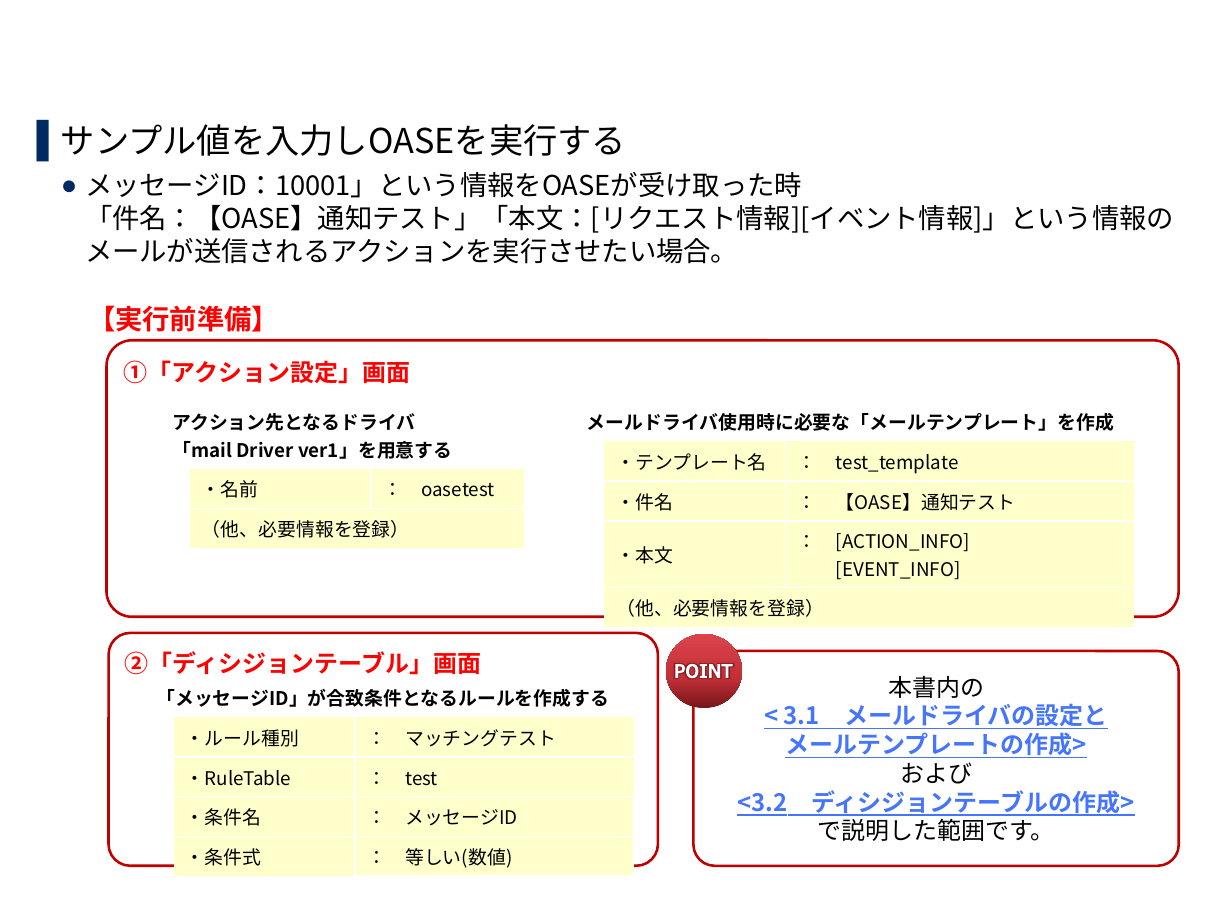
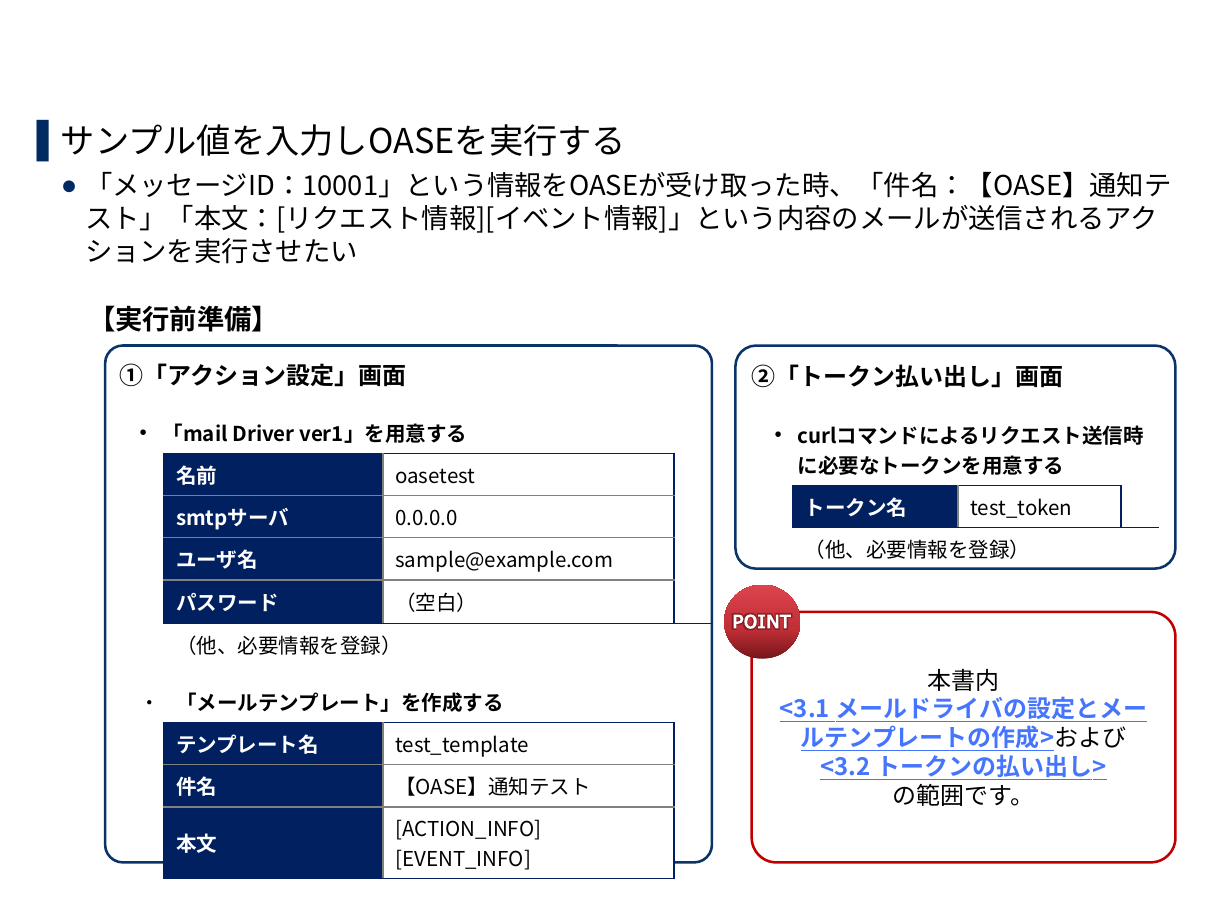
Before and after one commit to exastro-suite/oase-docs, a slide deck: slide 36 of asset/Learn_ja/OASE-quickstart_ja.pptx (slide 30 before the commit). Drawn at 1232x924 pixels with LibreOffice and Linux fonts; fonts in the diff are those of the drawing; background and template pictures are left out. Boxes give left, top, right and bottom in pixels: in the first picture for what was removed or moved away, otherwise in the second. Text is boxed around its words. In the diff, an @@ line names an element or a change of style, - is before the commit and + after.

```diff
--- a/asset/Learn_ja/OASE-quickstart_ja.pptx
+++ b/asset/Learn_ja/OASE-quickstart_ja.pptx
@@ title at (61, 124, 830, 722): text changed @@
-サンプル１(1/3)
+サンプル１(1/4)
@@ text at (85, 172, 1171, 264): text changed @@
-  ● メッセージID：10001」という情報をOASEが受け取った時
-    「件名：【OASE】通知テスト」「本文：[リクエスト情報][イベント情報]」という情報のメールが送信されるアクションを実行させたい場合。
+  ● 「メッセージID：10001」という情報をOASEが受け取った時、「件名：【OASE】通知テスト」「本文：[リクエスト情報][イベント情報]」という内容のメールが送信されるアクションを実行させたい
@@ text at (88, 305, 279, 332): text colour #FF0000 to #000000 in "【実行前準備】" @@
@@ rounded rectangle "①「アクション設定」画面": place and size @@
-rounded rectangle "①「アクション設定」画面" at (107, 340, 1179, 616)
+rounded rectangle "①「アクション設定」画面" at (105, 345, 712, 862)
@@ rounded rectangle "①「アクション設定」画面" at (105, 345, 712, 862): text colour #FF0000 to #000000; outline #C00000 1.5 pt to #0A3368 1.5 pt; proportions changed @@
@@ rounded rectangle added at (736, 345, 1175, 568), fill #FFFFFF, outline #0A3368 1.5 pt, 14 pt, text #000000, bold @@
+②「トークン払い出し」画面
@@ table at (127, 411, 711, 874) @@
-メールドライバ使用時に必要な「メールテンプレート」を作成 |  | 
- | ・テンプレート名 | ： test_template
- | ・件名 | ： 【OASE】通知テスト
- | ・本文 | ： [ACTION_INFO] / [EVENT_INFO]
- | （他、必要情報を登録） | 
+「mail Driver ver1」を用意する |  |  | 
+ | 名前 | oasetest | 
+ | smtpサーバ | 0.0.0.0 | 
+ | ユーザ名 | sample@example.com | 
+ | パスワード | （空白） | 
+ | （他、必要情報を登録） |  | 
+ |  |  | 
+・ | 「メールテンプレート」を作成する |  | 
+ | テンプレート名 | test_template | 
+ | 件名 | 【OASE】通知テスト | 
+ | 本文 | [ACTION_INFO] / [EVENT_INFO] | 
@@ table: place and size @@
-table at (574, 402, 1132, 621)
+table at (127, 411, 711, 874)
@@ table removed at (160, 402, 522, 564), 4 rows, 3 columns @@
-アクション先となるドライバ / 「mail Driver ver1」を用意する |  | 
- | ・名前 | ： oasetest
- | （他、必要情報を登録） | 
- |  | 
@@ table added at (763, 414, 1161, 563), 3 rows, 4 columns @@
+curlコマンドによるリクエスト送信時に必要なトークンを用意する |  |  | 
+ | トークン名 | test_token | 
+ | （他、必要情報を登録） |  | 
@@ ellipse: place and size @@
-ellipse at (665, 634, 742, 708)
+ellipse at (724, 585, 801, 659)
@@ freeform shape: place and size @@
-freeform shape at (675, 664, 732, 679)
+freeform shape at (733, 615, 790, 630)
@@ rounded rectangle "本書内": place and size @@
-rounded rectangle "本書内" at (694, 650, 1179, 865)
+rounded rectangle "本書内" at (752, 612, 1175, 862)
@@ rounded rectangle removed at (108, 633, 658, 866) @@
-②「ディシジョンテーブル」画面
@@ table removed at (144, 678, 632, 872), 5 rows, 3 columns @@
-「メッセージID」が合致条件となるルールを作成する |  | 
- | ・ルール種別 | ： マッチングテスト
- | ・RuleTable | ： test
- | ・条件名 | ： メッセージID
- | ・条件式 | ： 等しい(数値)
@@ text in rounded rectangle at (780, 668, 1147, 806): text changed @@
-本書内の
-< 3.1 メールドライバの設定と
-メールテンプレートの作成>
-および
-<3.2 ディシジョンテーブルの作成>
-で説明した範囲です。
+本書内
+<3.1 メールドライバの設定とメールテンプレートの作成>および
+<3.2 トークンの払い出し>
+の範囲です。
```
Also in this commit, not shown: 26 other slides changed, 7 slides added, 1 other file.
